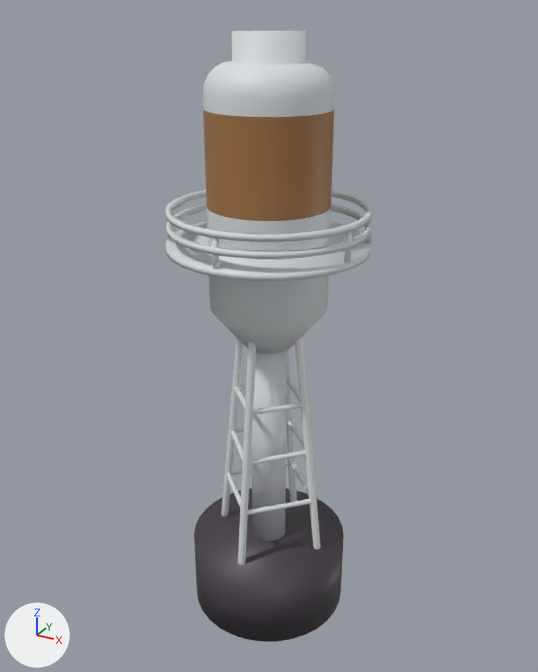
An edit to the FBX model Assets/Our Assets/lightHouse.fbx, drawn before and after from the same camera.
Camera for both pictures: a 50 mm camera at (9.62, -17.49, 15.63) aimed at (-0.09, 0.18, 6.79). The lights are fixed; the arrows at lower left show +X, +Y and +Z. Where no turn or scale is listed for an object, it has been applied to the vertices.
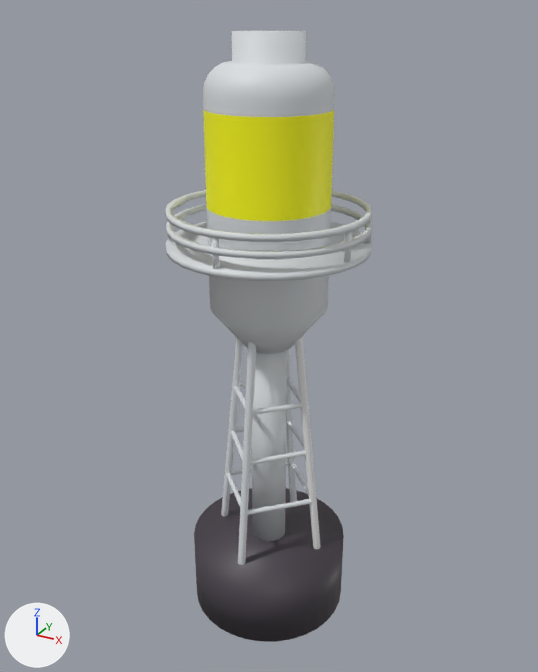
Where the change shows, as pixel boxes (x1, y1, x2, y2) in the pictures (538 x 672 px):
'Cylinder.002', recoloured (brown to yellow): (203, 107, 334, 233) in both

The change, as a diff of the scene's bpy script:
```diff
--- a/Assets/Our Assets/lightHouse.fbx.py
+++ b/Assets/Our Assets/lightHouse.fbx.py
@@ mat_material_004 @@
 mat_material_004 = principled_material('Material.004')
-mat_material_004.base_color = (0.352, 0.165, 0.0578)  # brown #a07144
+mat_material_004.base_color = (1.0, 1.0, 0.0)  # yellow #ffff00
```
